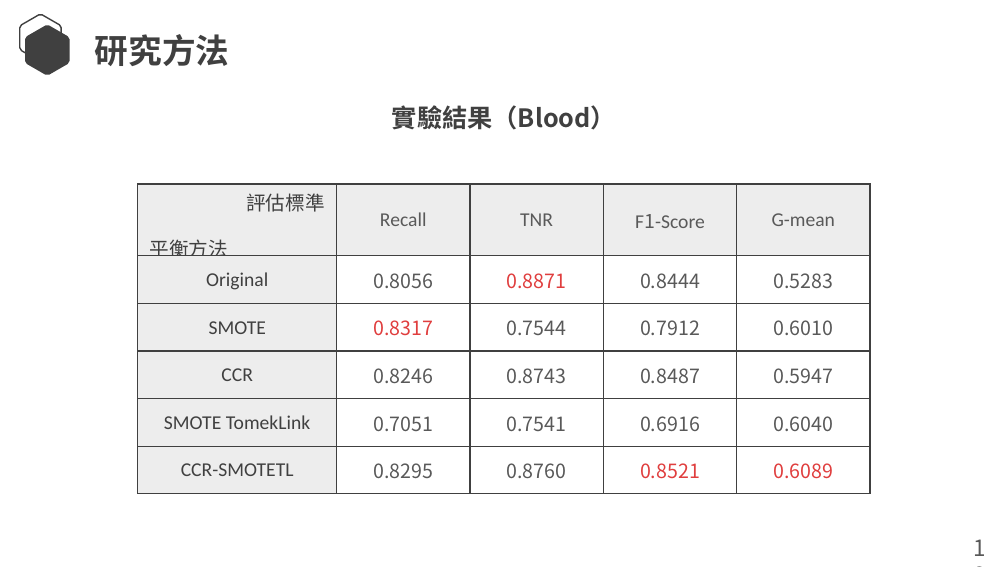
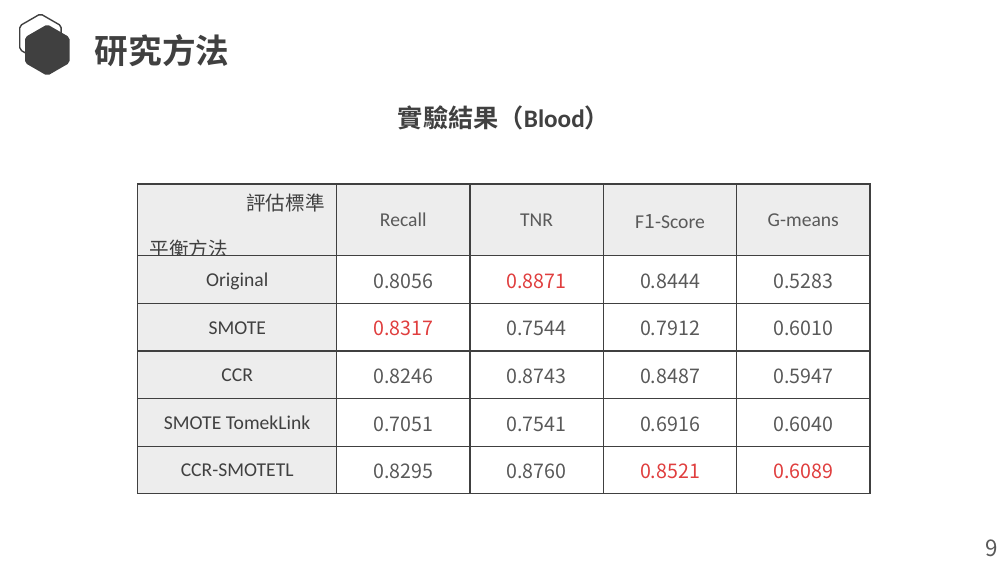
Before and after one commit to Lcwei-0708/lcwei-0708.github.io, a slide deck: slide 11 of data/paper/An Improved Unbalanced Data Classification Method Based on Hybrid Sampling Approach/An Improved Unbalanced Data Classification Method Based on Hybrid Sampling Approach.pptx. Drawn at 1008x567 pixels with LibreOffice and Linux fonts; fonts in the diff are those of the drawing. Boxes give left, top, right and bottom in pixels: in the first picture for what was removed or moved away, otherwise in the second. Text is boxed around its words. In the diff, an @@ line names an element or a change of style, - is before the commit and + after.

```diff
--- a/data/paper/An Improved Unbalanced Data Classification Method Based on Hybrid Sampling Approach/An Improved Unbalanced Data Classification Method Based on Hybrid Sampling Approach.pptx
+++ b/data/paper/An Improved Unbalanced Data Classification Method Based on Hybrid Sampling Approach/An Improved Unbalanced Data Classification Method Based on Hybrid Sampling Approach.pptx
@@ text "實驗結果（Blood）" at [398,105,610,130]: font Noto Sans CJK JP to Calibri in "實驗結果（Blood）" @@
@@ table at [138,184,869,494] @@
-row 1, column 5: G-mean
+row 1, column 5: G-means
@@ text at [985,539,997,557]: text changed @@
-18
+9
```
Also in this commit, not shown: 11 other slides changed.
